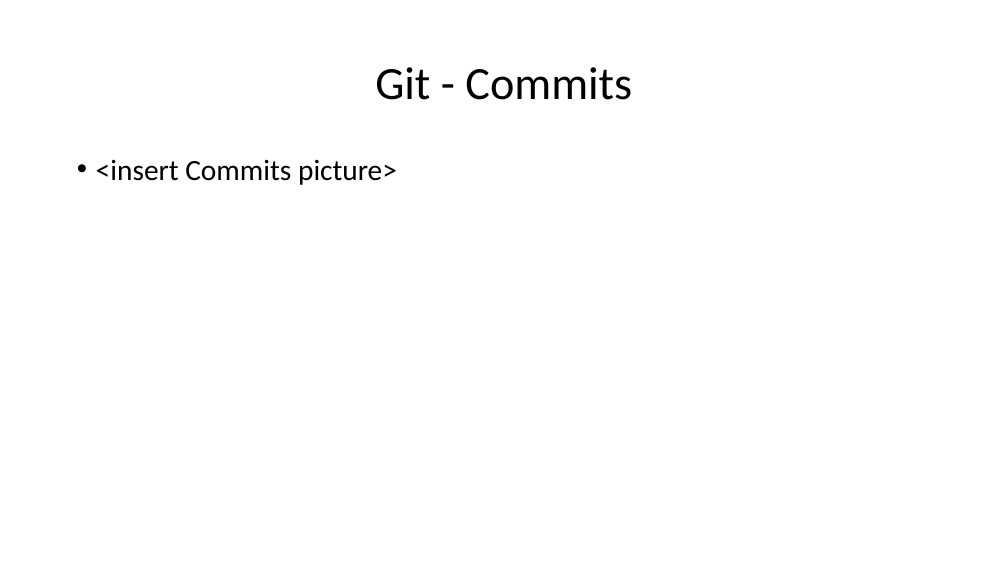
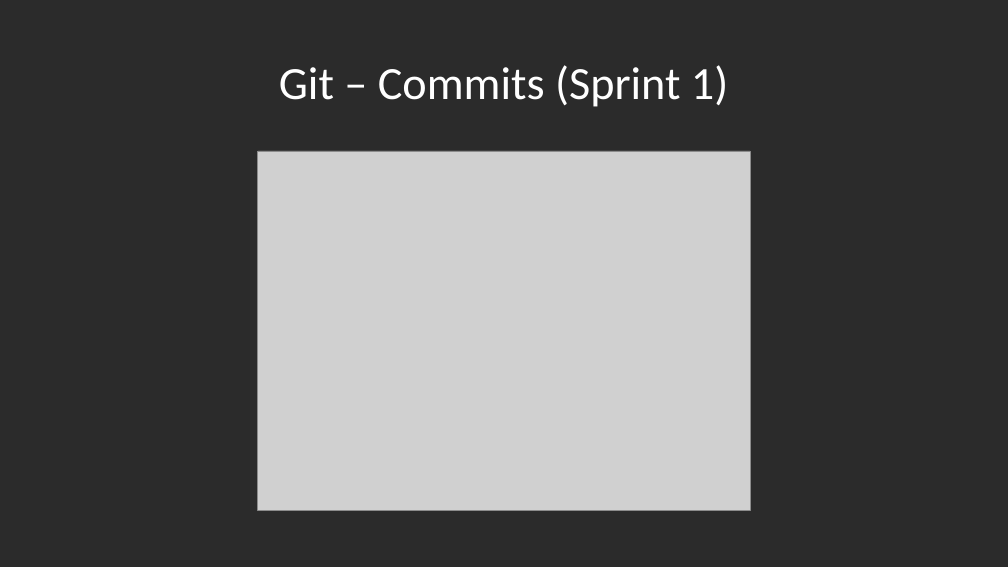
Before and after one commit to segidev/htwg.se.awol, a slide deck: slide 6 of Projektpräsentation SE.pptx. Drawn at 1008x567 pixels with LibreOffice and Linux fonts; fonts in the diff are those of the drawing; grey boxes stand for pictures; background and template pictures are left out; a plain dark background stands for a picture behind light text. Boxes give left, top, right and bottom in pixels: in the first picture for what was removed or moved away, otherwise in the second. Text is boxed around its words. In the diff, an @@ line names an element or a change of style, - is before the commit and + after.

```diff
--- a/Projektpräsentation SE.pptx
+++ b/Projektpräsentation SE.pptx
@@ background #FFFFFF to picture (left out) @@
@@ title at <box>279,65,728,107</box>: text changed; text colour #000000 to #FFFFFF @@
-Git - Commits
+Git – Commits (Sprint 1)
@@ text removed at <box>96,159,397,185</box> @@
-• <insert Commits picture>
@@ picture added at <box>258,151,750,511</box> @@
```
Also in this commit, not shown: 15 other slides changed, 1 slide removed, 2 other files.
